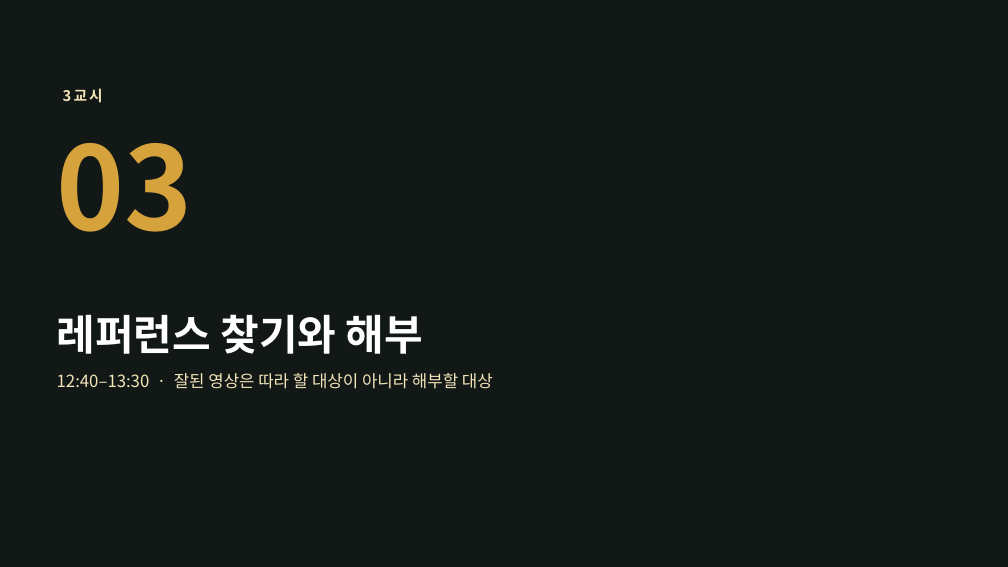
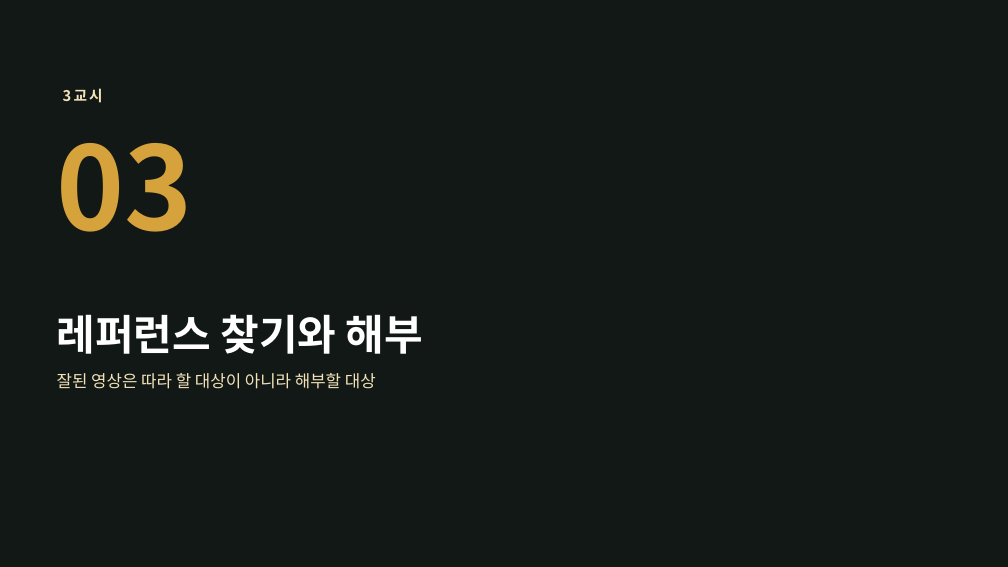
Before and after one commit to yujida/MARUBIT, a slide deck: slide 24 of lectures/02/2회차_기획하는머리_슬라이드.pptx. Drawn at 1008x567 pixels with LibreOffice and Linux fonts; fonts in the diff are those of the drawing; background and template pictures are left out. Boxes give left, top, right and bottom in pixels: in the first picture for what was removed or moved away, otherwise in the second. Text is boxed around its words. In the diff, an @@ line names an element or a change of style, - is before the commit and + after.

```diff
--- a/lectures/02/2회차_기획하는머리_슬라이드.pptx
+++ b/lectures/02/2회차_기획하는머리_슬라이드.pptx
@@ text at (x1=57, y1=373, x2=376, y2=389): text changed @@
-12:40–13:30 · 잘된 영상은 따라 할 대상이 아니라 해부할 대상
+잘된 영상은 따라 할 대상이 아니라 해부할 대상
```
Also in this commit, not shown: 21 other slides changed, 2 slides added, 16 other files.
